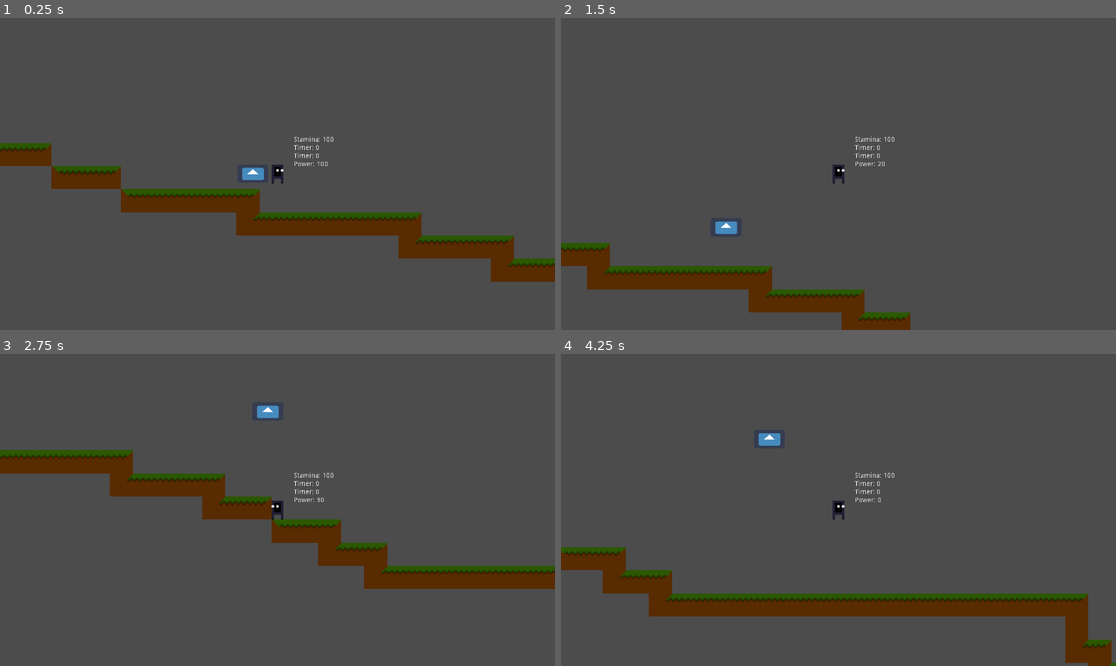
Above: before the commit, frames 1-4 (two rows, left to right).
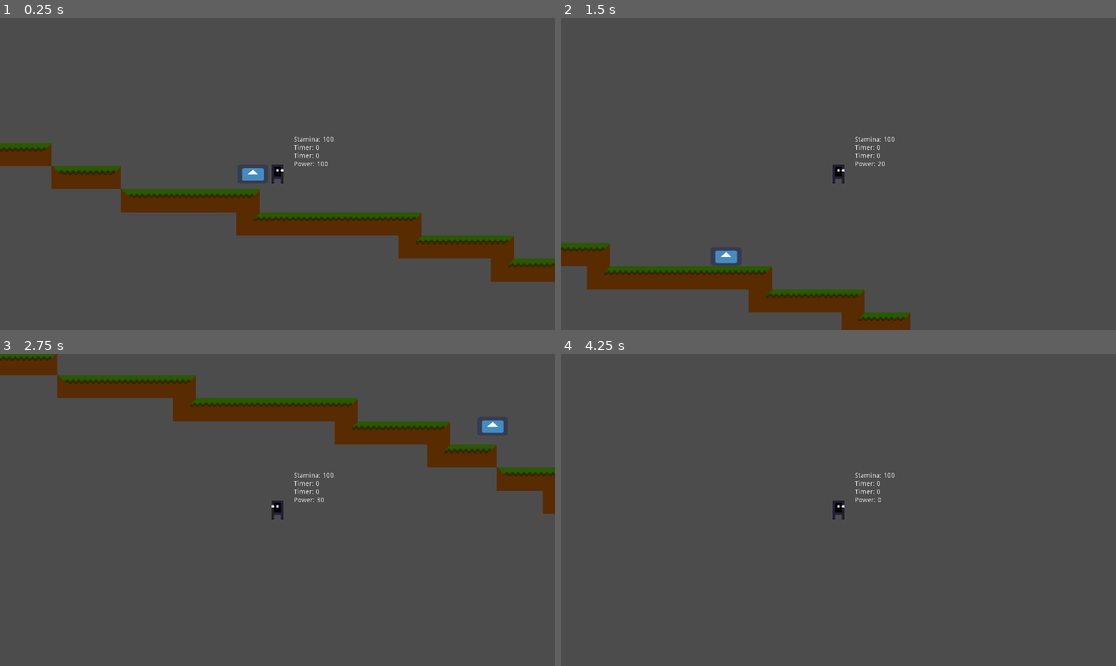
Above: after the commit, the same moments.

Repository: NicolasLFerreira/Cytoplasmic-Warrior
Game: Godot game, scene res://maps/MapBase.tscn
Two runs of this game, one before a commit and one after it. Both use one fixed random seed, a clock stepped at 60 frames per second and the inputs below. The engine's default icon, where the game draws it, is replaced by a stand-in: a white triangle on a blue panel in a dark square.
Inputs (mouse positions are in pixels of both pictures, inside the frame that each line leads up to):
- Up to frame 1 (0.25 s): no input
- Up to frame 2 (1.5 s): move the mouse to (960, 158) at 0.52 s; hold D (walk_right) from 0.53 s (still down); click (960, 158) at 0.6 s; tap K (air_jump) at 0.77 s; tap J (dash) at 0.8, 1.35 s; move the mouse to (727, 189) at 1.27 s
- Up to frame 3 (2.75 s): tap K (air_jump) at 1.52 s; tap M (spray) at 1.55, 2.1 s; move the mouse to (333, 441) at 2.02 s; release D (walk_right) at 2.03 s; hold A (walk_left) from 2.03 s (still down); tap B (teleport, bound only after the commit) at 2.3 s
- Up to frame 4 (4.25 s): move the mouse to (810, 572) at 2.77 s; release A (walk_left) at 2.78 s; hold D (walk_right) from 2.78 s (still down); tap B (teleport, bound only after the commit) at 2.85 s; tap K (air_jump) at 3.02, 3.77 s; click (810, 572) at 3.05 s; move the mouse to (1005, 556) at 3.52 s; click (1005, 556) at 3.6 s; tap J (dash) at 3.8 s

The runs differ from the first frame. In frame 1, less than 0.1% of the frame differs, in the area x 43-48%, y 47-53%; in frame 2, 0.3%; in frame 3, 17%, in the area x 0-100%, y 0-76%; in frame 4, 8.8%.

Commit message:
Added teleport

Diff:
--- a/enemies/infected/EnemyInfected.gd
+++ b/enemies/infected/EnemyInfected.gd
@@ -2,10 +2,14 @@
 
 var movement_speed = 150;
 var vector = Vector2();
+var gravity = 10;
 
 func _physics_process(delta):
 
 	vector = move_and_slide(vector, Vector2(0, -1));
+
+	if (!is_on_floor()):
+		vector.y += gravity;
 
 	movement();
 
--- a/player/PlayerBodyPhysics.gd
+++ b/player/PlayerBodyPhysics.gd
@@ -162,23 +162,18 @@
 	# Spray
 
 	if (key("spray")):
-		pass;
-	else:
-		pass;
+		pass
+
+	# Teleport
+
+	if (Input.is_action_just_pressed("teleport")):
+		self.position.x += movement_speed * dash_factor / 5;
 
 	# Regen
 
 	if (power < power_cap and $PowerRegenTimer.is_stopped()):
 		$PowerRegenTimer.start();
 
-	# Test
-
-	if (Input.is_action_just_pressed("click_l")):
-		pos = get_local_mouse_position();
-
-	if (Input.is_action_just_pressed("teleport")):
-		vector += pos;
-		vector += pos;
 
 # Timer functions
 
--- a/project.godot
+++ b/project.godot
@@ -79,7 +79,7 @@
 }
 teleport={
 "deadzone": 0.5,
-"events": [ Object(InputEventKey,"resource_local_to_scene":false,"resource_name":"","device":0,"alt":false,"shift":false,"control":false,"meta":false,"command":false,"pressed":false,"scancode":32,"unicode":0,"echo":false,"script":null)
+"events": [ Object(InputEventKey,"resource_local_to_scene":false,"resource_name":"","device":0,"alt":false,"shift":false,"control":false,"meta":false,"command":false,"pressed":false,"scancode":66,"unicode":0,"echo":false,"script":null)
  ]
 }
 
